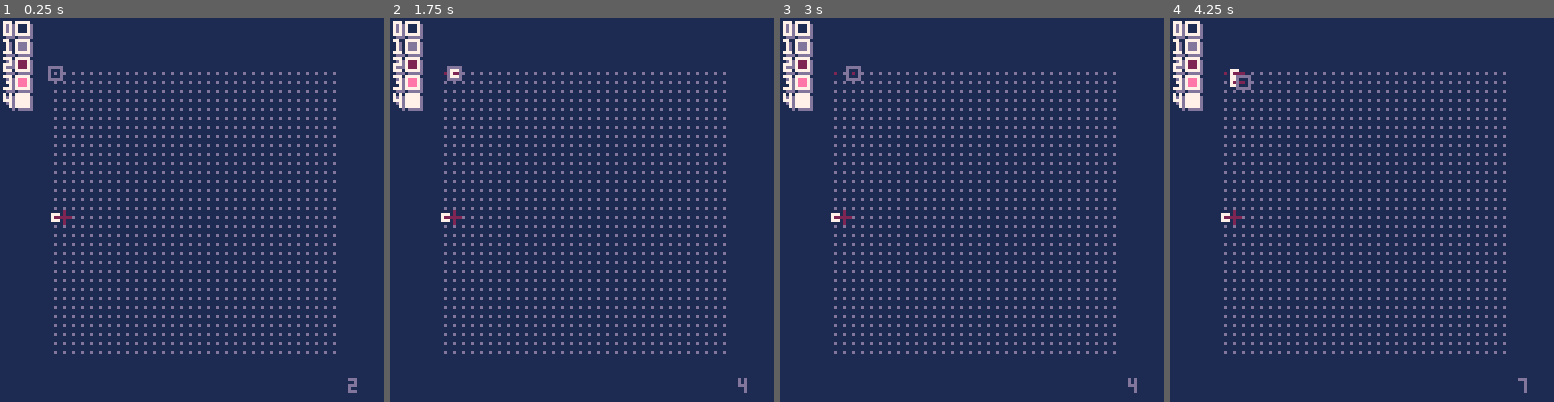
Above: before the commit, frames 1-4 (left to right).
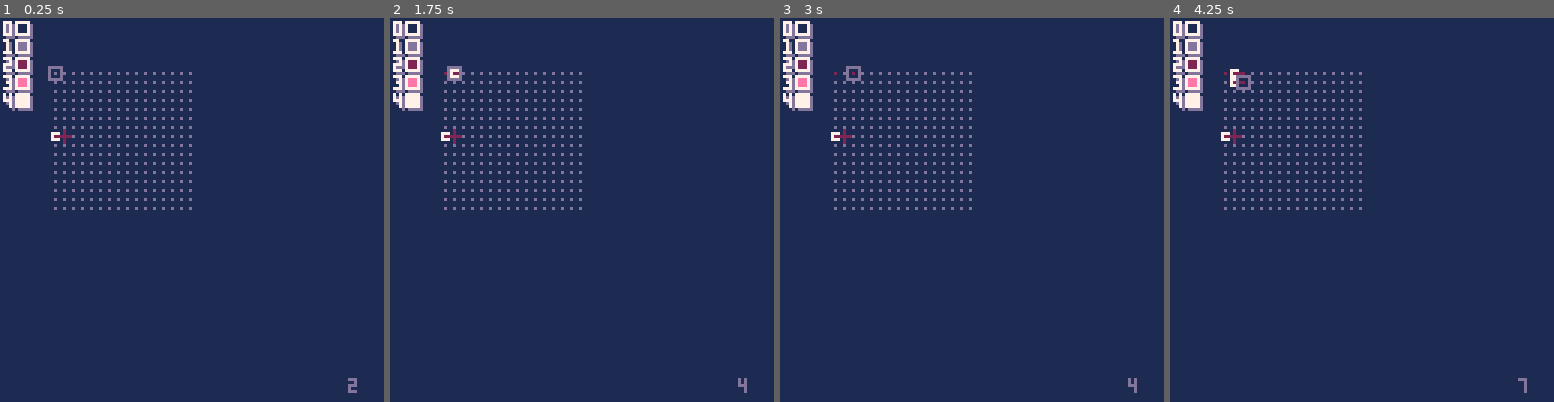
Above: after the commit, the same moments.

Repository: SestrenExsis/NANDGate
Game: PICO-8 cartridge nandgate.p8
Same seed, same stepped clock (60 frames per second), same inputs: the game is played once before the commit and once after it.
Inputs:
- Up to frame 1 (0.25 s): no input
- Up to frame 2 (1.75 s): tap X (X key) at 0.33, 1.07 s; tap O (Z key) at 0.7, 1.7 s; hold Right from 1.6 s (still down)
- Up to frame 3 (3 s): tap X (X key) at 1.85, 2.97 s; release Right at 2.1 s; tap O (Z key) at 2.1, 2.5, 2.9 s; hold Up 2.15-2.42 s; hold Right from 2.47 s (still down)
- Up to frame 4 (4.25 s): release Right at 3.03 s; hold Left 3.08-3.58 s; tap O (Z key) at 3.3, 3.7, 4.1 s; hold Down 3.63-3.97 s; hold Right from 4.02 s (still down); tap X (X key) at 4.08 s

The runs differ from the first frame. In frame 1, 4.9% of the frame differs, in the area x 13-88%, y 14-88%; in frame 2, 4.9%; in frame 3, 4.9%; in frame 4, 4.9%.

Commit message:
Refactor grid

Diff:
--- a/nandgate.p8
+++ b/nandgate.p8
@@ -14,31 +14,60 @@
 poke(0x5f5c,255)
 poke(0x5f5d,255)
 
-function newdevice(
-	n, -- device name : string
-	o  -- output      : number
+function newgrid(
+	w, -- width      : number
+	h, -- height     : number
+	x, -- x position : number
+	y  -- y position : number
 	)
 	local res={
-		name=n,
+		wd=w,
+		ht=h,
+		lft=x,
+		top=y,
+		dat={},
+		dvcs={}
+	}
+	for i=1,w*h do
+		add(res.dat,0)
+	end
+	assert(#res.dat==w*h)
+	return res
+end
+
+function addflip(
+	g, -- grid       : table
+	x, -- x position : number
+	y, -- y position : number
+	o  -- output     : number
+	)
+	local res={
+		name="flip",
+		outs={o},
+		ltik=-1, -- last powered tick
+		on=true
+	}
+	local i=g.wd*(y-1)+x
+	g.dat[i]=res
+	add(g.dvcs,i)
+	return res
+end
+
+function addwire(
+	g, -- grid       : table
+	x, -- x position : number
+	y, -- y position : number
+	o  -- output     : number
+	)
+	local res={
+		name="wire",
 		outs={o},
 		ltik=-1 -- last powered tick
 	}
+	local i=g.wd*(y-1)+x
+	g.dat[i]=res
+	add(g.dvcs,i)
 	return res
-end
-
-function newwire(o)
-	local res=newdevice("wire",o)
-	return res
-end
-
-function newflip(o)
-	local res=newdevice("flip",o)
-	res.on=true
-	return res
-end
-
-function connect(idx1,idx2)
-
 end
 
 function _init()
@@ -54,47 +83,37 @@
 		pal(i,_pal[i],1)
 	end
 	-- grid
-	_rows=32
-	_cols=32
-	_grid={}
-	for i=1,_rows*_cols do
-		add(_grid,0)
-	end
-	assert(#_grid==_rows*_cols)
-	_grdtp=15
-	_grdlt=15
+	_grid=newgrid(16,16,15,15)
 	_rw=1
 	_cl=1
-	_dvcs={}
+	local w=_grid.wd
 	_dirs={
 		-- {row,col,index}
-		{ 0, 0,       0}, -- none
-		{-1, 0,-_cols  }, -- north
-		{-1, 1,-_cols+1}, -- northeast
-		{ 0, 1,       1}, -- east
-		{ 1, 1, _cols+1}, -- southeast
-		{ 1, 0, _cols  }, -- south
-		{ 1,-1, _cols-1}, -- southwest
-		{ 0,-1,      -1}, -- west
-		{-1,-1,-_cols-1}, -- northwest
+		{ 0, 0,   0}, -- none
+		{-1, 0,-w  }, -- north
+		{-1, 1,-w+1}, -- northeast
+		{ 0, 1,   1}, -- east
+		{ 1, 1, w+1}, -- southeast
+		{ 1, 0, w  }, -- south
+		{ 1,-1, w-1}, -- southwest
+		{ 0,-1,  -1}, -- west
+		{-1,-1,-w-1}, -- northwest
 		}
 	_opps={1,6,7,8,9,2,3,4,5}
-	-- add a starting flip
-	local i=_cols*flr(_rows*0.5)+1
-	_grid[i]=newflip(4)
-	add(_dvcs,i)
-	local wire=newwire(4)
+	-- add starting devices
+	addflip(_grid,1,8,4)
+	local wire=addwire(_grid,2,8,4)
 	add(wire.outs,2)
 	add(wire.outs,6)
-	_grid[i+1]=wire
-	add(_dvcs,i+1)
-end
-
-function tick()
+end
+
+function tick(
+	g -- grid : table
+	)
 	_tick=(_tick+1)%32768
 	local srcs={}
-	for i in all(_dvcs) do
-		local dvc=_grid[i]
+	for i in all(g.dvcs) do
+		local dvc=g.dat[i]
 		if (
 			dvc!=0 and
 			dvc.name=="flip" and
@@ -105,15 +124,15 @@
 	end
 	while #srcs>0 do
 		local idx=srcs[1]
-		local dvc=_grid[idx]
+		local dvc=g.dat[idx]
 		for out in all(dvc.outs) do
 			local ofs=_dirs[out][3]
 			local n=idx+ofs
 			if (
 				n>=1 and
-				n<=#_grid and
-				_grid[n]!=0 and
-				_grid[n].ltik<_tick
+				n<=#g.dat and
+				g.dat[n]!=0 and
+				g.dat[n].ltik<_tick
 			) then
 				add(srcs,n)
 			end
@@ -131,18 +150,18 @@
 	if btnp(⬅️) then
 		_cl=max(1,_cl-1)
 	elseif btnp(➡️) then
-		_cl=min(_cols,_cl+1)
+		_cl=min(_grid.wd,_cl+1)
 	end
 	if btnp(⬆️) then
 		_rw=max(1,_rw-1)
 	elseif btnp(⬇️) then
-		_rw=min(_rows,_rw+1)
-	end
-	local lidx=(lrw-1)*_cols+lcl
-	local cidx=(_rw-1)*_cols+_cl
+		_rw=min(_grid.ht,_rw+1)
+	end
+	local lidx=(lrw-1)*_grid.wd+lcl
+	local cidx=(_rw-1)*_grid.wd+_cl
 	if btn(❎) then
 		-- add wire if cell is free
-		if _grid[cidx]==0 then
+		if _grid.dat[cidx]==0 then
 			local drw=mid(-1,_rw-lrw,1)
 			local dcl=mid(-1,_cl-lcl,1)
 			for k,v in pairs(_dirs) do
@@ -150,13 +169,12 @@
 					v[1]==drw and
 					v[2]==dcl
 				) then
-					_grid[lidx]=newwire(k)
-					add(_dvcs,lidx)
+					addwire(_grid,lcl,lrw,k)
 					break
 				end
 			end
 		elseif btnp(❎) then
-			local dvc=_grid[cidx]
+			local dvc=_grid.dat[cidx]
 			if dvc.name=="flip" then
 				dvc.on=not dvc.on
 			end
@@ -165,17 +183,16 @@
 		-- remove device if exists
 		-- add new flip if empty
 		if btnp(🅾️) or cidx!=lidx then
-			if _grid[cidx]==0 then
-				_grid[cidx]=newflip(4)
-				add(_dvcs,cidx)
+			if _grid.dat[cidx]==0 then
+				addflip(_grid,_cl,_rw,4)
 			else
-				_grid[cidx]=0
-				del(_dvcs,cidx)
+				_grid.dat[cidx]=0
+				del(_grid.dvcs,cidx)
 			end
 		end
 	end
 	if btnp(⬆️,1) then
-		tick()
+		tick(_grid)
 	end
 end
 
@@ -195,14 +212,14 @@
 			i)
 	end
 	-- draw grid and wires
-	for rw=1,_rows do
-		for cl=1,_cols do
-			local x=cl*3+_grdlt
-			local y=rw*3+_grdtp
-			local idx=(rw-1)*_cols+cl
+	for rw=1,_grid.ht do
+		for cl=1,_grid.wd do
+			local x=cl*3+_grid.lft
+			local y=rw*3+_grid.top
+			local idx=(rw-1)*_grid.wd+cl
 			pset(x,y,1)
-			if _grid[idx]!=0 then
-				local dvc=_grid[idx]
+			if _grid.dat[idx]!=0 then
+				local dvc=_grid.dat[idx]
 				local dvcn=dvc.name
 				if dvcn=="wire" then
 					local c=2
@@ -236,10 +253,10 @@
 		end
 	end
 	-- draw cursor
-	local lt=_cl*3+_grdlt
-	local tp=_rw*3+_grdtp
+	local lt=_cl*3+_grid.lft
+	local tp=_rw*3+_grid.top
 	rect(lt-2,tp-2,lt+2,tp+2,1)
-	print(#_dvcs,116,120,1)
+	print(#_grid.dvcs,116,120,1)
 end
 __gfx__
 00000000000000000000000000000000000000000000000000000000000000000000000000000000000000000000000000000000000000000000000000000000
